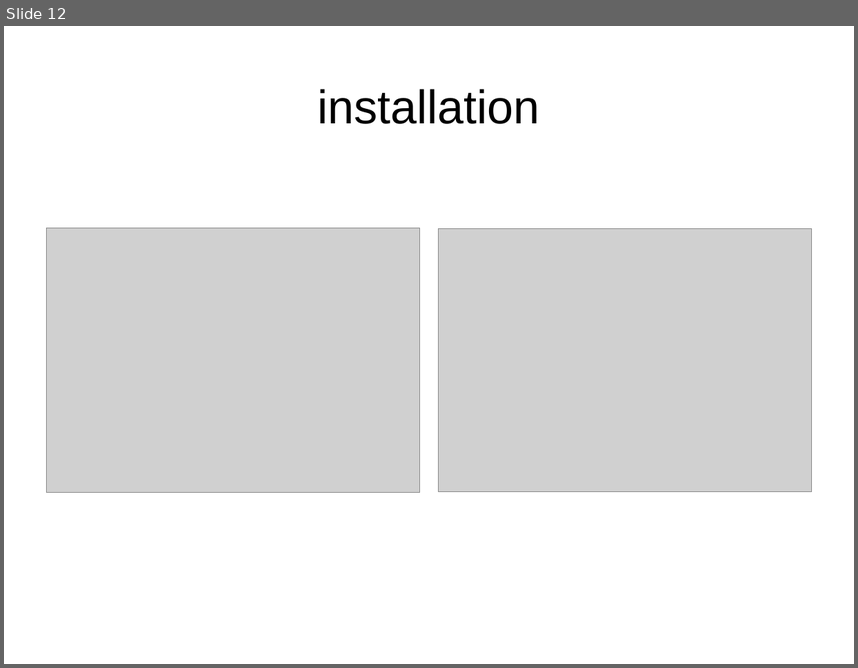
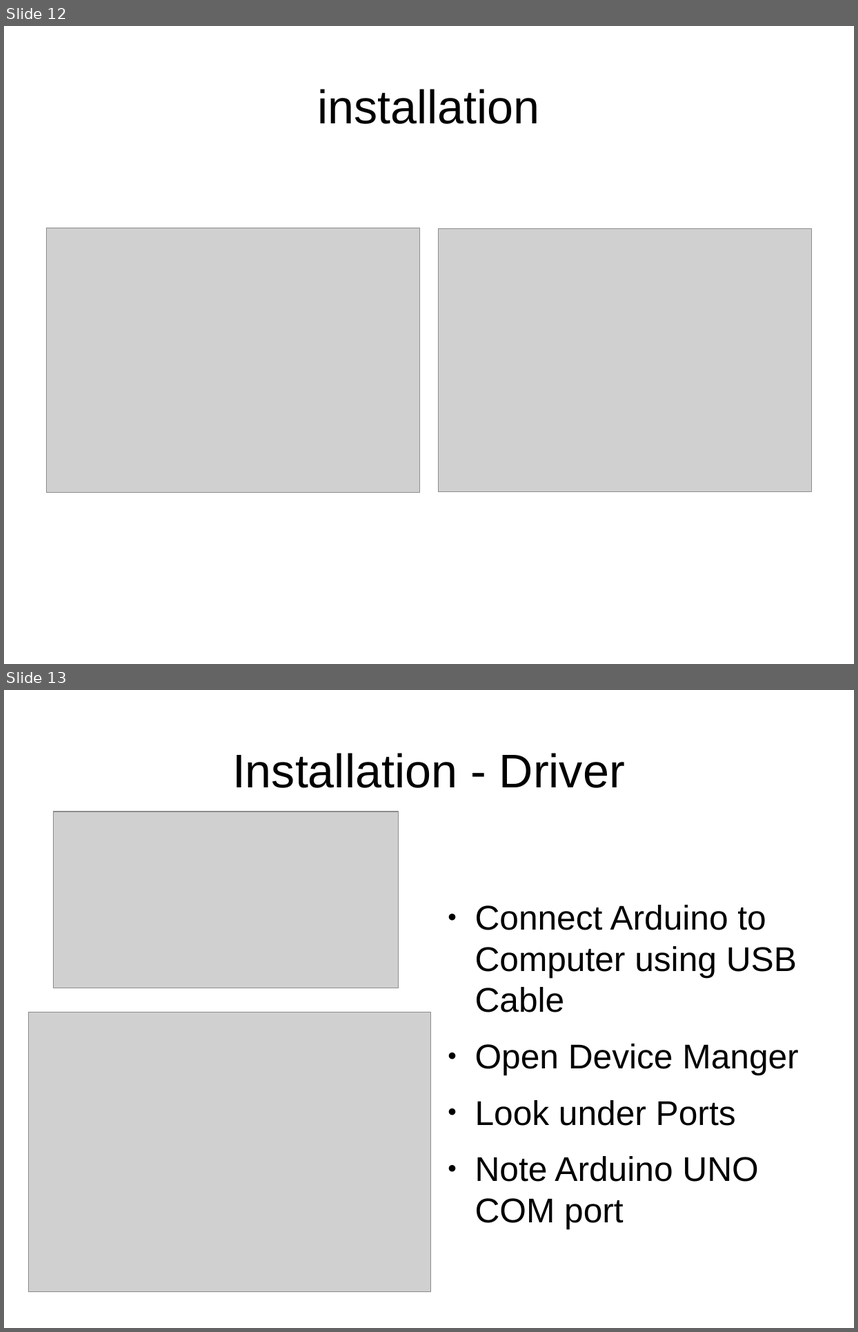
Before and after one commit to dhayanithivijayan/LearnIt, a slide deck: Arduino/Module_1.odp. Shown one above the other, each under a label of ours: slide 12 before the commit, slides 12 and 13 after it. The pictures are 858x668 and 858x1332 pixels, drawn with LibreOffice and Linux fonts; fonts in the diff are those of the drawing; grey boxes stand for pictures. Boxes give left, top, right and bottom in pixels: in the first picture for what was removed or moved away, otherwise in the second. Text is boxed around its words. In the diff, an @@ line names an element or a change of style, - is before the commit and + after.

```diff
--- a/Arduino/Module_1.odp
+++ b/Arduino/Module_1.odp
@@ slide 13 added at bbox=[4, 690, 854, 1328], background #FFFFFF @@
@@ title added at bbox=[232, 753, 625, 788], 44 pt, text #000000 @@
+Installation - Driver
@@ picture added at bbox=[54, 811, 399, 988] @@
@@ text added at bbox=[475, 905, 798, 1223], 32 pt, text #000000 @@
+● Connect Arduino to Computer using USB Cable
+● Open Device Manger
+● Look under Ports
+● Note Arduino UNO COM port
@@ picture added at bbox=[28, 1012, 430, 1291] @@
```
Also in this commit, not shown: 4 other slides added, 2 other files.
